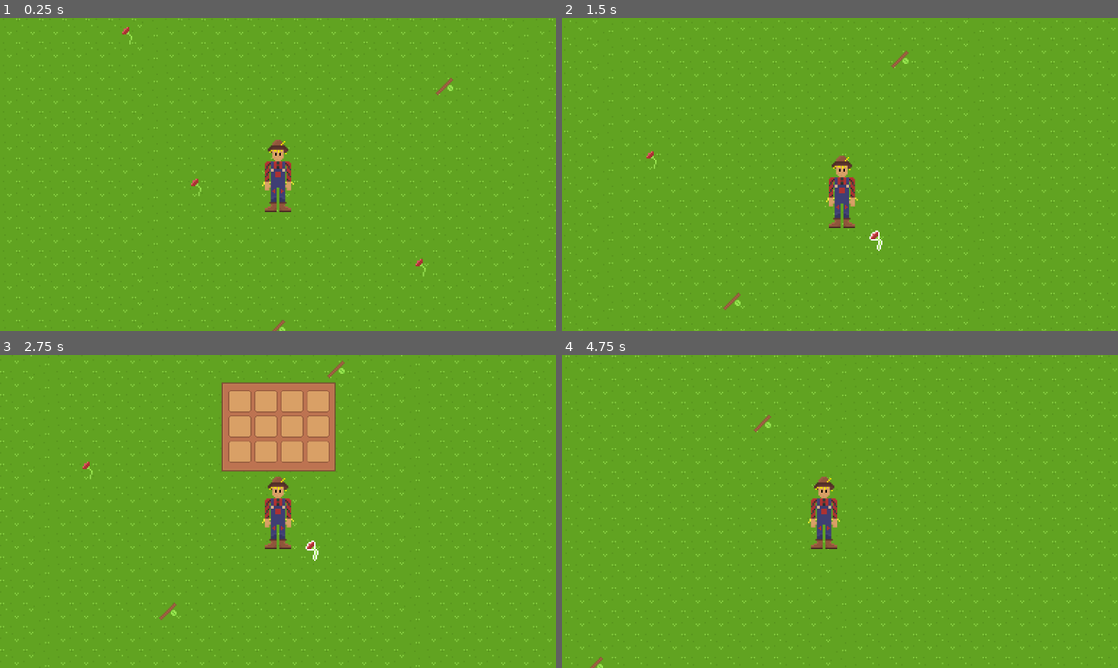
Above: before the commit, frames 1-4 (two rows, left to right).
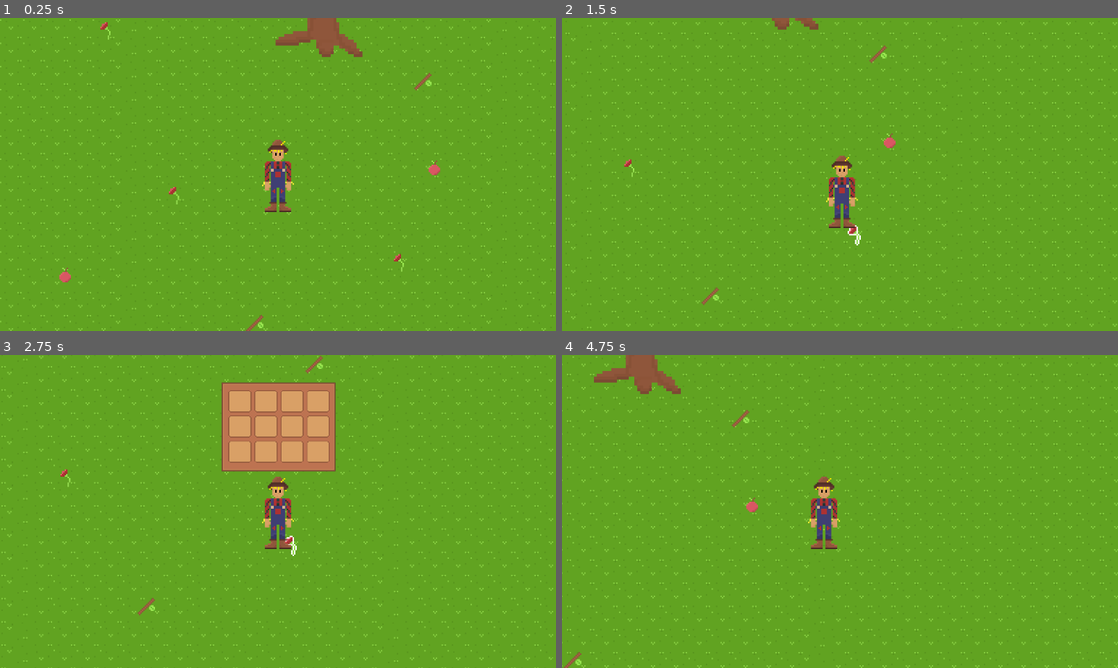
Above: after the commit, the same moments.

Repository: Untitled-Productions/Crow-Cook
Game: Godot game, scene res://test_room.tscn
Same seed, same stepped clock (60 frames per second), same inputs: the game is played once before the commit and once after it.
Inputs (mouse positions are in pixels of both pictures, inside the frame that each line leads up to):
- Up to frame 1 (0.25 s): no input
- Up to frame 2 (1.5 s): tap Enter (ui_accept) at 0.5, 0.77 s; hold Right (ui_right) 0.53-1.28 s; tap E (ui_grab) at 0.6, 1.35 s; hold Down (ui_down) from 1.28 s (still down)
- Up to frame 3 (2.75 s): tap Enter (ui_accept) at 1.52 s; release Down (ui_down) at 2 s; click (239, 401) at 2.02 s
- Up to frame 4 (4.75 s): tap Enter (ui_accept) at 2.75, 3.77, 4.52 s; hold Right (ui_right) 2.78-3.53 s; tap E (ui_grab) at 2.85, 3.6, 4.35 s; hold Up (ui_up) 3.53-4.28 s; hold Left (ui_left) from 4.28 s (still down)

The runs differ from the first frame. In frame 1, 5.0% of the frame differs, in the area x 0-100%, y 0-100%; in frame 2, 4.2%; in frame 3, 3.9%; in frame 4, 4.8%.

Commit message:
4.4 update in godot
4.4 update

Diff:
--- /dev/null
+++ b/apple.gd
@@ -0,0 +1,69 @@
+extends Node2D
+
+
+
+var is_outline: bool
+var is_pick_up: bool
+var is_visible: bool
+
+var apple = self
+var target_node = null
+
+@onready var entered = $Enter
+
+@export var item: InvItem
+var player = null
+
+# Called when the node enters the scene tree for the first time.
+func _ready() -> void:
+	is_outline = false
+	is_pick_up = false
+	is_visible = true
+
+
+# Called every frame. 'delta' is the elapsed time since the previous frame.
+func _process(_delta):
+	recalc_path()
+	if is_visible:
+		handle_animation()
+	pick_up()
+
+
+func pick_up():
+	var _animated = $AnimatedSprite2D
+	if is_pick_up && Input.is_action_just_pressed("ui_grab"):
+		is_outline = false
+		is_visible = false
+		apple.visible = false
+		player.collect(item)
+		entered.monitoring = false
+
+
+func handle_animation():
+	var animated = $AnimatedSprite2D
+	if is_outline:
+		animated.play("defaultol")
+	else:
+		animated.play("default")
+
+
+func recalc_path():
+	if target_node:
+		is_outline = true
+		is_pick_up = true
+	else:
+		is_outline = false
+		is_pick_up = false
+
+
+func _on_enter_area_entered(area):
+	target_node = area.owner
+	if target_node == area.owner:
+		is_outline = true
+		is_pick_up = true
+		player = target_node
+
+
+func _on_enter_area_exited(area):
+	if area.owner == target_node:
+		target_node = null
--- /dev/null
+++ b/apple.tscn
@@ -0,0 +1,47 @@
+[gd_scene load_steps=7 format=3 uid="uid://buowqbs5bobmv"]
+
+[ext_resource type="Script" uid="uid://bayjwtnxfbfhd" path="res://apple.gd" id="1_m587l"]
+[ext_resource type="Resource" uid="uid://o27up6xjblo4" path="res://inventory/items/apple.tres" id="2_2ymok"]
+[ext_resource type="Texture2D" uid="uid://cvp4tbj24eq66" path="res://Art/Plants/apple.png" id="2_8786u"]
+[ext_resource type="Texture2D" uid="uid://cmndr2bw80umd" path="res://Art/Plants/appleol.png" id="3_pns87"]
+
+[sub_resource type="CircleShape2D" id="CircleShape2D_b30m7"]
+
+[sub_resource type="SpriteFrames" id="SpriteFrames_pq66y"]
+animations = [{
+"frames": [{
+"duration": 1.0,
+"texture": ExtResource("2_8786u")
+}],
+"loop": true,
+"name": &"default",
+"speed": 5.0
+}, {
+"frames": [{
+"duration": 1.0,
+"texture": ExtResource("3_pns87")
+}],
+"loop": true,
+"name": &"defaultol",
+"speed": 5.0
+}]
+
+[node name="apple" type="Node2D"]
+script = ExtResource("1_m587l")
+item = ExtResource("2_2ymok")
+
+[node name="Enter" type="Area2D" parent="."]
+collision_layer = 0
+
+[node name="CollisionShape2D" type="CollisionShape2D" parent="Enter"]
+position = Vector2(6.48499e-05, 6.19888e-05)
+scale = Vector2(3.5, 3.5)
+shape = SubResource("CircleShape2D_b30m7")
+
+[node name="AnimatedSprite2D" type="AnimatedSprite2D" parent="."]
+texture_filter = 1
+scale = Vector2(2, 2)
+sprite_frames = SubResource("SpriteFrames_pq66y")
+
+[connection signal="area_entered" from="Enter" to="." method="_on_enter_area_entered"]
+[connection signal="area_exited" from="Enter" to="." method="_on_enter_area_exited"]
--- /dev/null
+++ b/apple_tree.gd
@@ -0,0 +1,19 @@
+extends StaticBody2D
+
+
+# Called when the node enters the scene tree for the first time.
+func _ready() -> void:
+	pass # Replace with function body.
+
+
+# Called every frame. 'delta' is the elapsed time since the previous frame.
+func _process(delta: float) -> void:
+	pass
+
+
+func _on_pickable_area_area_entered(area: Area2D) -> void:
+	pass # Replace with function body.
+
+
+func _on_pickable_area_area_exited(area: Area2D) -> void:
+	pass # Replace with function body.
--- /dev/null
+++ b/apple_tree.tscn
@@ -0,0 +1,60 @@
+[gd_scene load_steps=8 format=3 uid="uid://tp3f7ld06qee"]
+
+[ext_resource type="Script" uid="uid://cbtx1rma0j6ox" path="res://apple_tree.gd" id="1_7tgeu"]
+[ext_resource type="Texture2D" uid="uid://6d8lvtk5cshr" path="res://Art/Plants/Tree.png" id="1_ipi2i"]
+
+[sub_resource type="SpriteFrames" id="SpriteFrames_8l6ya"]
+animations = [{
+"frames": [{
+"duration": 1.0,
+"texture": ExtResource("1_ipi2i")
+}],
+"loop": true,
+"name": &"default",
+"speed": 5.0
+}]
+
+[sub_resource type="CircleShape2D" id="CircleShape2D_31mqb"]
+radius = 21.5523
+
+[sub_resource type="RectangleShape2D" id="RectangleShape2D_16ta8"]
+size = Vector2(49.3166, 20)
+
+[sub_resource type="RectangleShape2D" id="RectangleShape2D_ysl6s"]
+size = Vector2(33.7991, 20)
+
+[sub_resource type="CircleShape2D" id="CircleShape2D_7xqi5"]
+radius = 80.0
+
+[node name="apple_tree" type="StaticBody2D"]
+script = ExtResource("1_7tgeu")
+
+[node name="TreeSprite2D" type="AnimatedSprite2D" parent="."]
+scale = Vector2(4, 4)
+sprite_frames = SubResource("SpriteFrames_8l6ya")
+offset = Vector2(0, -20)
+
+[node name="CollisionShape2D" type="CollisionShape2D" parent="."]
+shape = SubResource("CircleShape2D_31mqb")
+
+[node name="CollisionShape2D2" type="CollisionShape2D" parent="."]
+position = Vector2(-34.211, 8.93098)
+rotation = -0.354873
+shape = SubResource("RectangleShape2D_16ta8")
+
+[node name="CollisionShape2D3" type="CollisionShape2D" parent="."]
+position = Vector2(28.0259, 13.3605)
+rotation = 0.508717
+shape = SubResource("RectangleShape2D_ysl6s")
+
+[node name="pickable_area" type="Area2D" parent="."]
+position = Vector2(-1, -64)
+
+[node name="CollisionShape2D" type="CollisionShape2D" parent="pickable_area"]
+position = Vector2(3, -16)
+shape = SubResource("CircleShape2D_7xqi5")
+
+[node name="growth_timer" type="Timer" parent="."]
+
+[connection signal="area_entered" from="pickable_area" to="." method="_on_pickable_area_area_entered"]
+[connection signal="area_exited" from="pickable_area" to="." method="_on_pickable_area_area_exited"]
--- a/inventory/inv_ui_slot.gd
+++ b/inventory/inv_ui_slot.gd
@@ -17,6 +17,8 @@
 		if slot.amount > 1:
 			amount_text.visible = true
 		amount_text.text = str(slot.amount)
+	if !slot.amount > 1:
+		amount_text.visible = false
 
 
 func _on_button_pressed():
@@ -24,7 +26,6 @@
 	var inv_idx = int(path.split("inv_UI_slot", true, 2)[1]) - 1
 	var slot: InvSlot = inv.slots[inv_idx]
 	print("Clicked on slot ", inv_idx, ". Path: ", path)
-
 	if slot.amount > 0:
 		# TODO: Use the item somehow
 		slot.amount = max(slot.amount - 1, 0)
--- a/inventory/inv_ui_slot.tscn
+++ b/inventory/inv_ui_slot.tscn
@@ -28,10 +28,10 @@
 layout_mode = 2
 
 [node name="item_display" type="Sprite2D" parent="CenterContainer/Panel"]
+scale = Vector2(1.5, 1.5)
 
 [node name="Label" type="Label" parent="CenterContainer/Panel"]
 texture_filter = 1
-texture_repeat = 1
 custom_minimum_size = Vector2(14, 16)
 layout_mode = 0
 offset_left = -1.0
--- /dev/null
+++ b/inventory/items/apple.tres
@@ -0,0 +1,9 @@
+[gd_resource type="Resource" script_class="InvItem" load_steps=3 format=3 uid="uid://o27up6xjblo4"]
+
+[ext_resource type="Script" uid="uid://wyfsmkmggydl" path="res://inventory/inventory_item.gd" id="1_pqvxh"]
+[ext_resource type="Texture2D" uid="uid://cvp4tbj24eq66" path="res://Art/Plants/apple.png" id="2_o81t6"]
+
+[resource]
+script = ExtResource("1_pqvxh")
+name = "apple"
+texture = ExtResource("2_o81t6")
--- a/player.tscn
+++ b/player.tscn
@@ -1,12 +1,16 @@
-[gd_scene load_steps=7 format=3 uid="uid://rdk2t05dflxw"]
+[gd_scene load_steps=8 format=3 uid="uid://rdk2t05dflxw"]
 
 [ext_resource type="Texture2D" uid="uid://brhjgsi5tgy6k" path="res://Art/Characters/Scarecrow.svg" id="1_l6lhk"]
-[ext_resource type="Script" path="res://player.gd" id="1_q5i2y"]
+[ext_resource type="Script" uid="uid://v3gy80el3tf8" path="res://player.gd" id="1_q5i2y"]
 [ext_resource type="Resource" uid="uid://c8gu1q3f5gvdb" path="res://inventory/playerinv.tres" id="2_h4byw"]
 [ext_resource type="PackedScene" uid="uid://dkpmcod0wa1xh" path="res://inventory/inv_ui.tscn" id="4_nyjam"]
 
-[sub_resource type="RectangleShape2D" id="RectangleShape2D_3sovo"]
-size = Vector2(20, 46)
+[sub_resource type="CapsuleShape2D" id="CapsuleShape2D_awbqv"]
+height = 22.0
+
+[sub_resource type="CapsuleShape2D" id="CapsuleShape2D_bskpe"]
+radius = 9.0
+height = 46.0
 
 [sub_resource type="SpriteFrames" id="SpriteFrames_1iuun"]
 animations = [{
@@ -20,13 +24,14 @@
 }]
 
 [node name="Player" type="CharacterBody2D"]
+y_sort_enabled = true
 collision_mask = 129
 script = ExtResource("1_q5i2y")
 inv = ExtResource("2_h4byw")
 
 [node name="CollisionShape2D" type="CollisionShape2D" parent="."]
-position = Vector2(0, 3)
-shape = SubResource("RectangleShape2D_3sovo")
+position = Vector2(0, 14)
+shape = SubResource("CapsuleShape2D_awbqv")
 
 [node name="Camera2D" type="Camera2D" parent="."]
 zoom = Vector2(1.5, 1.5)
@@ -37,15 +42,16 @@
 
 [node name="CollisionShape2D2" type="CollisionShape2D" parent="Area2D"]
 position = Vector2(0, 3)
-shape = SubResource("RectangleShape2D_3sovo")
-
-[node name="AnimatedSprite2D" type="AnimatedSprite2D" parent="."]
-texture_filter = 1
-sprite_frames = SubResource("SpriteFrames_1iuun")
+shape = SubResource("CapsuleShape2D_bskpe")
 
 [node name="Inv_UI" parent="." instance=ExtResource("4_nyjam")]
+z_index = 8
 offset_left = -39.0
 offset_top = -89.0
 offset_right = 124.0
 offset_bottom = 38.0
 scale = Vector2(0.482975, 0.482975)
+
+[node name="AnimatedSprite2D" type="AnimatedSprite2D" parent="."]
+texture_filter = 1
+sprite_frames = SubResource("SpriteFrames_1iuun")
--- a/project.godot
+++ b/project.godot
@@ -12,7 +12,7 @@
 
 config/name="Crow Cook"
 run/main_scene="res://test_room.tscn"
-config/features=PackedStringArray("4.3", "Forward Plus")
+config/features=PackedStringArray("4.4", "Forward Plus")
 config/icon="res://logo.png"
 
 [autoload]
--- a/rose.tscn
+++ b/rose.tscn
@@ -1,11 +1,11 @@
 [gd_scene load_steps=7 format=3 uid="uid://bn0def5t1iryi"]
 
-[ext_resource type="Script" path="res://rose.gd" id="1_aimuc"]
+[ext_resource type="Script" uid="uid://ivryb7ote3l1" path="res://rose.gd" id="1_aimuc"]
 [ext_resource type="Resource" uid="uid://dlgkxwiqsqwm6" path="res://inventory/items/rose.tres" id="2_5nr31"]
 [ext_resource type="Texture2D" uid="uid://chjjey7o30vao" path="res://Art/Plants/Rose.png" id="2_jl0x8"]
 [ext_resource type="Texture2D" uid="uid://mortyiy5wk6x" path="res://Art/Plants/Roseol.png" id="3_bybon"]
 
-[sub_resource type="RectangleShape2D" id="RectangleShape2D_gxorg"]
+[sub_resource type="CircleShape2D" id="CircleShape2D_885ia"]
 
 [sub_resource type="SpriteFrames" id="SpriteFrames_2ruu6"]
 animations = [{
@@ -36,7 +36,7 @@
 [node name="CollisionShape2D" type="CollisionShape2D" parent="Enter"]
 position = Vector2(6.48499e-05, 6.19888e-05)
 scale = Vector2(3.5, 3.5)
-shape = SubResource("RectangleShape2D_gxorg")
+shape = SubResource("CircleShape2D_885ia")
 
 [node name="AnimatedSprite2D" type="AnimatedSprite2D" parent="."]
 texture_filter = 1
--- a/stick.tscn
+++ b/stick.tscn
@@ -1,11 +1,11 @@
 [gd_scene load_steps=7 format=3 uid="uid://bpx0jopii6uke"]
 
-[ext_resource type="Script" path="res://stick.gd" id="1_1nw5c"]
+[ext_resource type="Script" uid="uid://dci6x38dm2sy1" path="res://stick.gd" id="1_1nw5c"]
 [ext_resource type="Texture2D" uid="uid://crm3ma2rhm3we" path="res://Art/Plants/Stick.png" id="1_5elgo"]
 [ext_resource type="Texture2D" uid="uid://chnvhc6u2q3hd" path="res://Art/Plants/Stickol.png" id="2_svjwr"]
 [ext_resource type="Resource" uid="uid://cauunq45boeu8" path="res://inventory/items/stick.tres" id="2_tc5hj"]
 
-[sub_resource type="RectangleShape2D" id="RectangleShape2D_ampci"]
+[sub_resource type="CircleShape2D" id="CircleShape2D_m35i1"]
 
 [sub_resource type="SpriteFrames" id="SpriteFrames_dap0u"]
 animations = [{
@@ -36,7 +36,7 @@
 [node name="CollisionShape2D" type="CollisionShape2D" parent="Enter"]
 position = Vector2(6.48499e-05, 6.19888e-05)
 scale = Vector2(3.5, 3.5)
-shape = SubResource("RectangleShape2D_ampci")
+shape = SubResource("CircleShape2D_m35i1")
 
 [node name="AnimatedSprite2D" type="AnimatedSprite2D" parent="."]
 texture_filter = 1
--- a/test_room.tscn
+++ b/test_room.tscn
@@ -1,9 +1,11 @@
-[gd_scene load_steps=7 format=4 uid="uid://g8asfo32qpbm"]
+[gd_scene load_steps=9 format=4 uid="uid://g8asfo32qpbm"]
 
 [ext_resource type="PackedScene" uid="uid://rdk2t05dflxw" path="res://player.tscn" id="1_p8o0l"]
 [ext_resource type="Texture2D" uid="uid://42inxevjw8r0" path="res://Art/Background/Grass.png" id="2_731a0"]
 [ext_resource type="PackedScene" uid="uid://bn0def5t1iryi" path="res://rose.tscn" id="3_xfmnm"]
 [ext_resource type="PackedScene" uid="uid://bpx0jopii6uke" path="res://stick.tscn" id="4_rwvq4"]
+[ext_resource type="PackedScene" uid="uid://buowqbs5bobmv" path="res://apple.tscn" id="5_1oy3f"]
+[ext_resource type="PackedScene" uid="uid://bf44ox24g883a" path="res://tree.tscn" id="6_uw7lt"]
 
 [sub_resource type="TileSetAtlasSource" id="TileSetAtlasSource_g5tqh"]
 texture = ExtResource("2_731a0")
@@ -19,13 +21,8 @@
 
 [node name="Test Room" type="Node2D"]
 
-[node name="Player" parent="." instance=ExtResource("1_p8o0l")]
-z_index = 1
-position = Vector2(1152, 595)
-scale = Vector2(2, 2)
-
 [node name="TileMapLayer" type="TileMapLayer" parent="."]
-z_index = -1
+z_index = -5
 texture_filter = 1
 position = Vector2(-48, -48)
 scale = Vector2(2, 2)
@@ -33,7 +30,7 @@
 tile_set = SubResource("TileSet_mhai3")
 
 [node name="Rose" parent="." instance=ExtResource("3_xfmnm")]
-position = Vector2(1040, 613)
+position = Vector2(1039, 631)
 
 [node name="Rose2" parent="." instance=ExtResource("3_xfmnm")]
 position = Vector2(1350, 724)
@@ -46,3 +43,19 @@
 
 [node name="Stick2" parent="." instance=ExtResource("4_rwvq4")]
 position = Vector2(1382, 474)
+
+[node name="apple" parent="." instance=ExtResource("5_1oy3f")]
+position = Vector2(888, 741)
+
+[node name="apple2" parent="." instance=ExtResource("5_1oy3f")]
+position = Vector2(1398, 593)
+
+[node name="environmentalObjects" type="Node2D" parent="."]
+y_sort_enabled = true
+
+[node name="tree" parent="environmentalObjects" instance=ExtResource("6_uw7lt")]
+position = Vector2(1243, 404)
+
+[node name="Player" parent="environmentalObjects" instance=ExtResource("1_p8o0l")]
+position = Vector2(1182, 602)
+scale = Vector2(2, 2)
--- /dev/null
+++ b/tree.gd
@@ -0,0 +1,11 @@
+extends StaticBody2D
+
+
+# Called when the node enters the scene tree for the first time.
+func _ready() -> void:
+	pass # Replace with function body.
+
+
+# Called every frame. 'delta' is the elapsed time since the previous frame.
+func _process(delta: float) -> void:
+	pass
--- /dev/null
+++ b/tree.tscn
@@ -0,0 +1,46 @@
+[gd_scene load_steps=7 format=3 uid="uid://bf44ox24g883a"]
+
+[ext_resource type="Texture2D" uid="uid://6d8lvtk5cshr" path="res://Art/Plants/Tree.png" id="1_16q7g"]
+[ext_resource type="Script" uid="uid://dsckyp20kw617" path="res://tree.gd" id="1_lj6a4"]
+
+[sub_resource type="SpriteFrames" id="SpriteFrames_c74h6"]
+animations = [{
+"frames": [{
+"duration": 1.0,
+"texture": ExtResource("1_16q7g")
+}],
+"loop": true,
+"name": &"default",
+"speed": 5.0
+}]
+
+[sub_resource type="CircleShape2D" id="CircleShape2D_8sqyr"]
+radius = 21.5523
+
+[sub_resource type="RectangleShape2D" id="RectangleShape2D_m71hb"]
+size = Vector2(49.3166, 20)
+
+[sub_resource type="RectangleShape2D" id="RectangleShape2D_6srwv"]
+size = Vector2(33.7991, 20)
+
+[node name="tree" type="StaticBody2D"]
+y_sort_enabled = true
+script = ExtResource("1_lj6a4")
+
+[node name="AnimatedSprite2D" type="AnimatedSprite2D" parent="."]
+scale = Vector2(4, 4)
+sprite_frames = SubResource("SpriteFrames_c74h6")
+offset = Vector2(0, -20)
+
+[node name="CollisionShape2D" type="CollisionShape2D" parent="."]
+shape = SubResource("CircleShape2D_8sqyr")
+
+[node name="CollisionShape2D2" type="CollisionShape2D" parent="."]
+position = Vector2(-34.211, 8.93098)
+rotation = -0.354873
+shape = SubResource("RectangleShape2D_m71hb")
+
+[node name="CollisionShape2D3" type="CollisionShape2D" parent="."]
+position = Vector2(28.0259, 13.3605)
+rotation = 0.508717
+shape = SubResource("RectangleShape2D_6srwv")
Binary file added: Art/Plants/Tree.png
Not shown, added: Art/Plants/Tree.png.import
Binary file added: Art/Plants/apple.png
Not shown, added: Art/Plants/apple.png.import
Binary file added: Art/Plants/appleol.png
Not shown, added: Art/Plants/appleol.png.import
Not shown, added: Inv_slot.gd.uid
Not shown, added: apple.gd.uid
Not shown, added: apple_tree.gd.uid
Not shown, added: export_presets.cfg
Not shown, added: global.gd.uid
Not shown, added: inventory/inv_ui.gd.uid
(and 12 more such lines)
